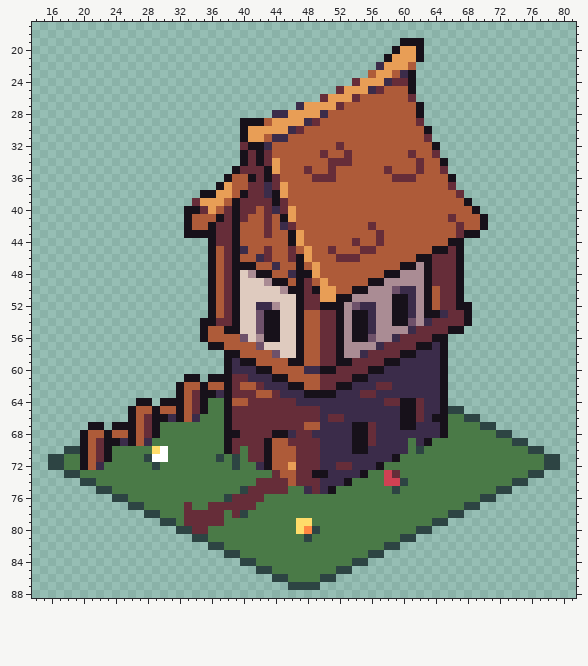
Edited in one commit: sprite sheet (tradeworld/Public/img/SmallHouse.png). The first picture shows the starting point.
The file is 96x96 pixels. Shown: x 14..81, y 17..88.
After:
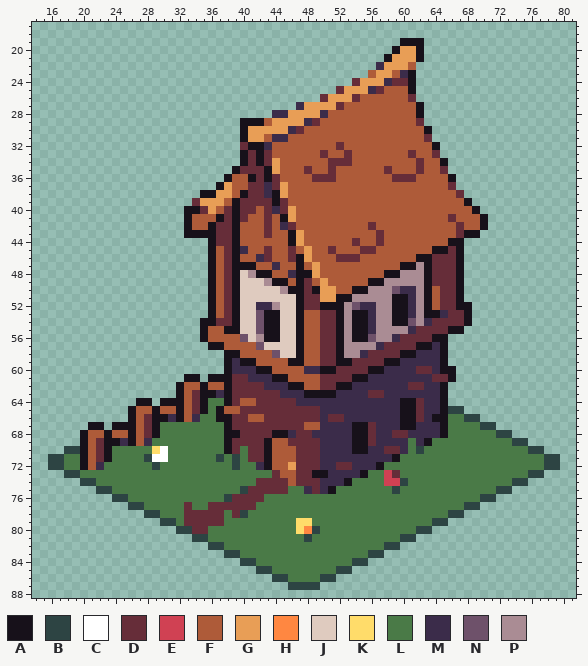
Palette (. is transparent): A #17111a  B #2d4443  C #ffffff  D #662d39  E #d04153  F #ae5b39  G #e89e56  H #ff8741  J #dfcbbf  K #ffdc6a  L #4a7a47  M #3b2c4a  N #6e516a  P #aa8c94
Diff:
The author put colour A in rows 60 to 61 at x 66.
Colour L becomes colour A in rows 65 to 66 at x 37.
Colour A becomes colour D in row 61 at x 65.
Colour F becomes colour D in row 62 at x 40 to 41; in row 63 at x 42 to 43; in row 64 at x 39.
Colour M becomes colour D in row 60 at x 62 to 63; in row 61 at x 64; in row 62 at x 61 to 62; in row 63 at x 57; in row 68 at x 59 to 60; in row 70 at x 58 to 59.
Colour A becomes colour F in row 65 at x 38.
Colour D becomes colour F in row 64 at x 41; in row 65 at x 39; in row 66 at x 41 to 42.
Colour D becomes colour M in row 62 at x 57 to 58; in row 63 at x 55; in row 64 at x 58 to 59.
Boxes around the changes in both pictures, in picture pixels (x1, y1, x2, y2):
changed: (360, 366, 456, 406)
changed: (216, 382, 272, 422)
changed: (384, 430, 408, 454)
